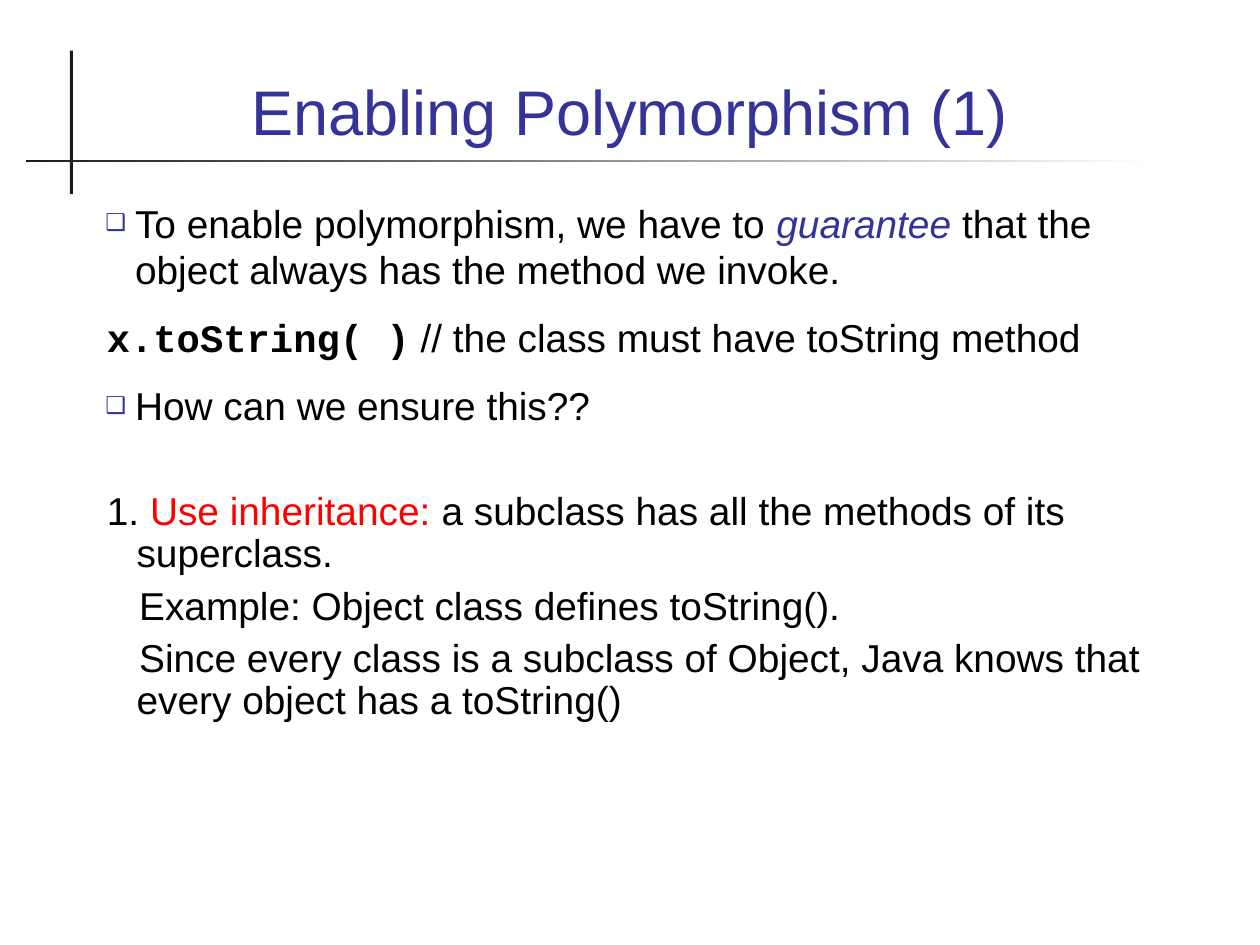
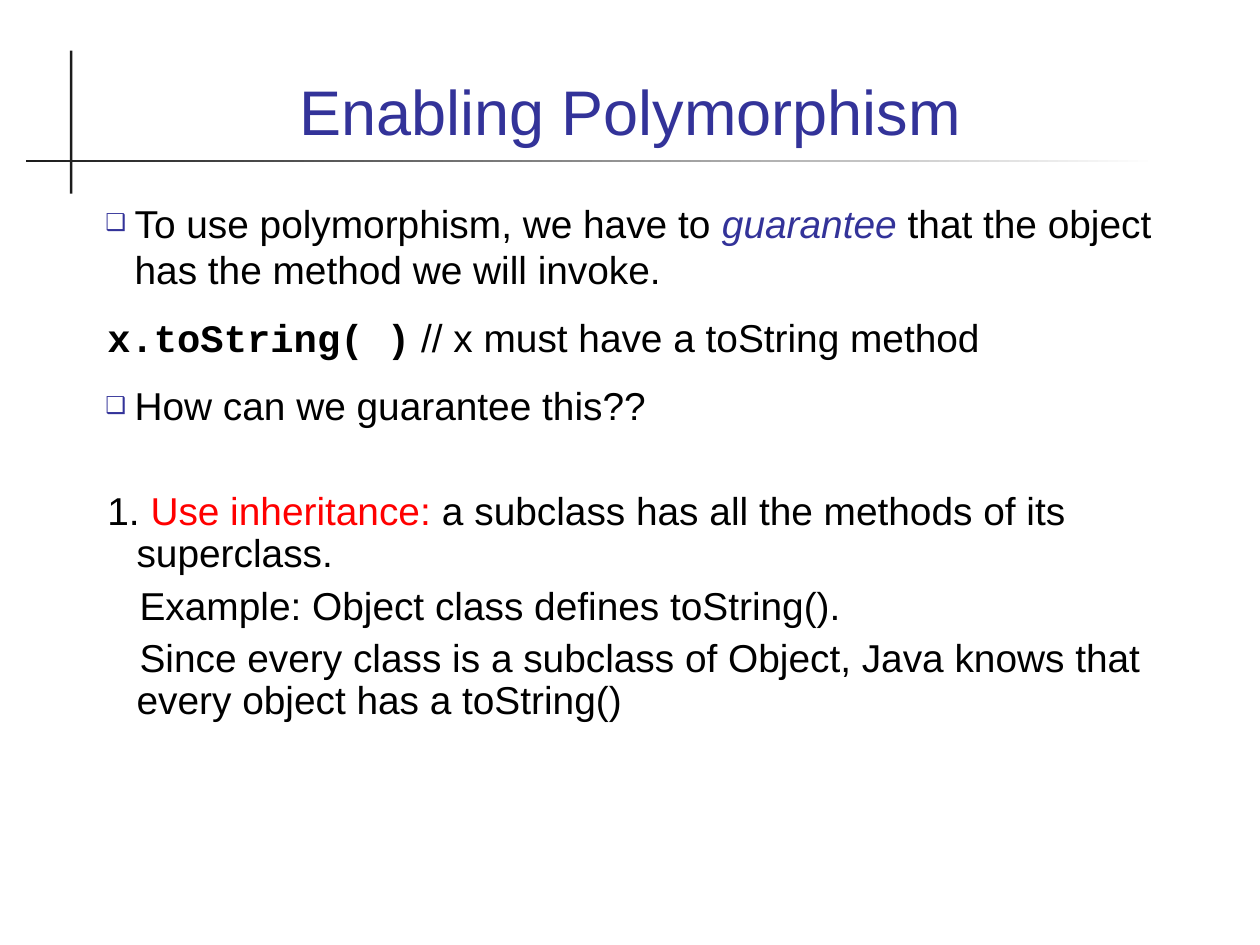
Before and after one commit to skeoop/skeoop.github.io, a slide deck: slide 20 of week2/1-Polymorphism.ppt (slide 38 before the commit). Drawn at 1260x945 pixels with LibreOffice and Linux fonts; fonts in the diff are those of the drawing. Boxes give left, top, right and bottom in pixels: in the first picture for what was removed or moved away, otherwise in the second. Text is boxed around its words. In the diff, an @@ line names an element or a change of style, - is before the commit and + after.

Commit message:
update slides on polymorphism and interface

```diff
--- a/week2/1-Polymorphism.ppt
+++ b/week2/1-Polymorphism.ppt
@@ title at bbox=[299, 89, 961, 147]: text changed @@
-Enabling Polymorphism (1)
+Enabling Polymorphism
@@ text at bbox=[107, 210, 1152, 428]: text changed @@
-❑ To enable polymorphism, we have to guarantee that the object always has the method we invoke.
-x.toString( ) // the class must have toString method
-❑ How can we ensure this??
+❑ To use polymorphism, we have to guarantee that the object has the method we will invoke.
+x.toString( ) // x must have a toString method
+❑ How can we guarantee this??
```
Also in this commit, not shown: 11 other slides changed, 2 slides added, 19 slides removed, 1 other file.
